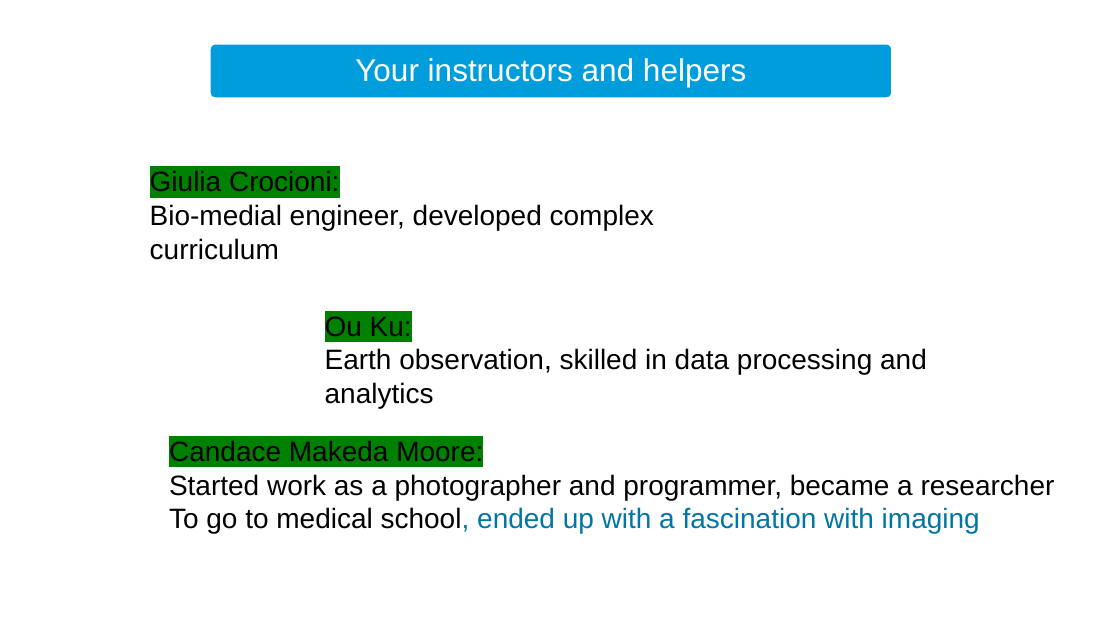
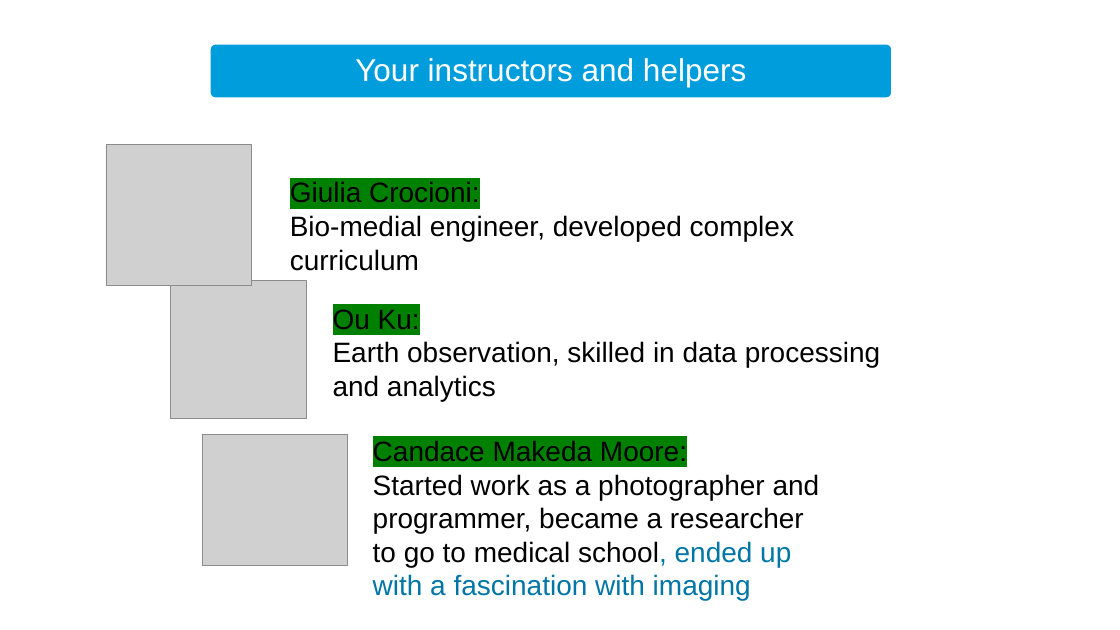
Before and after one commit to esciencecenter-digital-skills/medical-image-processing-materials, a slide deck: slide 12 of presentations/first_intro_1.pptx. Drawn at 1120x630 pixels with LibreOffice and Linux fonts; fonts in the diff are those of the drawing; grey boxes stand for pictures; background and template pictures are left out. Boxes give left, top, right and bottom in pixels: in the first picture for what was removed or moved away, otherwise in the second. Text is boxed around its words. In the diff, an @@ line names an element or a change of style, - is before the commit and + after.

Commit message:
polish first two

```diff
--- a/presentations/first_intro_1.pptx
+++ b/presentations/first_intro_1.pptx
@@ picture added at <box>106,145,251,285</box> @@
@@ text "Giulia Crocioni:": place and size @@
-text "Giulia Crocioni:" at <box>150,171,654,260</box>
+text "Giulia Crocioni:" at <box>290,182,794,271</box>
@@ picture added at <box>171,281,308,418</box> @@
@@ text "Ou Ku:" rewrapped from <box>325,316,927,408</box> to <box>333,309,880,401</box> @@
@@ text "Candace Makeda Moore:": place and size @@
-text "Candace Makeda Moore:" at <box>169,441,1055,533</box>
+text "Candace Makeda Moore:" at <box>373,441,820,600</box>
@@ picture added at <box>202,434,348,565</box> @@
@@ text at <box>373,541,791,600</box>: text changed @@
-To go to medical school, ended up with a fascination with imaging
+to go to medical school, ended up with a fascination with imaging
```
